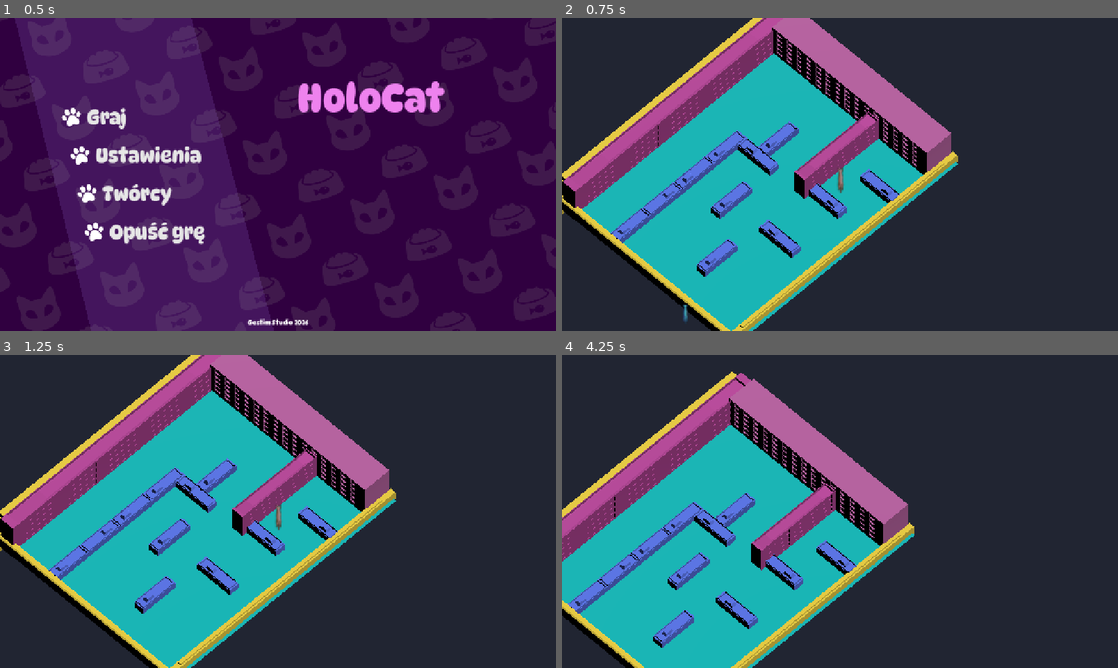
Above: before the commit, frames 1-4 (two rows, left to right).
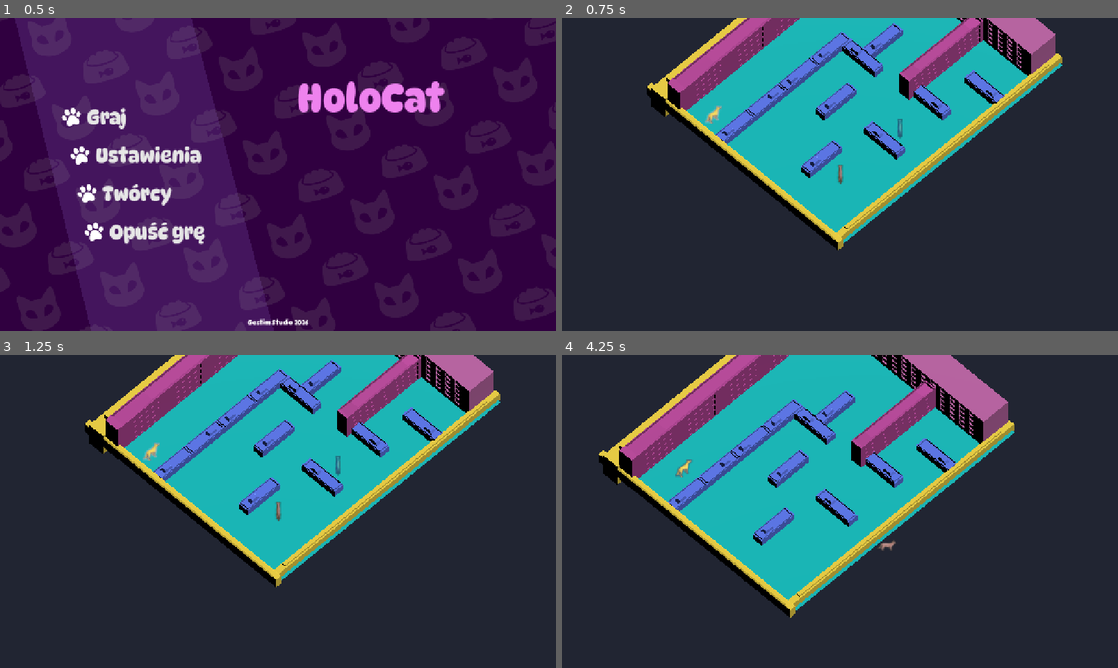
Above: after the commit, the same moments.

Repository: WeronikaKowalkowska/dnsgamejam
Game: Godot game, scene res://scenes/menu.tscn
The game is run twice, just before and just after one commit, with the same random seed, the same clock (stepped at 60 frames per second) and the same inputs.
Inputs (mouse positions are in pixels of both pictures, inside the frame that each line leads up to):
- Up to frame 1 (0.5 s): no input
- Up to frame 2 (0.75 s): click "Graj" at 0.5 s
- Up to frame 3 (1.25 s): no input
- Up to frame 4 (4.25 s): tap Enter (ui_accept) at 1.25, 1.52 s; move the mouse to (962, 495) at 1.27 s; hold D (move_right) 1.28-2 s; tap E at 1.35, 2.85 s; click (962, 495) at 1.42 s; drag from (728, 527) to (812, 574) at 2.02 s; move the mouse to (895, 442) at 2.77 s; hold D (move_right) 2.78-3.5 s; drag from (812, 574) to (673, 464) at 3.52 s

Frame 1 is identical in both runs. In frame 2, 46% of the frame differs, in the area x 0-90%, y 0-100%; in frame 3, 46%; in frame 4, 49%, in the area x 0-82%, y 0-100%.

Commit message:
fixed dog

Diff:
--- a/assets/scripts/agent_dog.gd
+++ b/assets/scripts/agent_dog.gd
@@ -91,18 +91,19 @@
 	SPEED = 1.0
 	await get_tree().create_timer(2).timeout
 	var random_position: Vector3
-	random_position.x = global_position.x + snapped(randf_range(-RANGE_IDLE, RANGE_IDLE), 0.1)
-	random_position.z = global_position.z + snapped(randf_range(-RANGE_IDLE, RANGE_IDLE), 0.1)
-	while abs(random_position.x - global_position.x) < 0.9:
-		random_position.x = global_position.x + snapped(randf_range(-RANGE_IDLE, RANGE_IDLE), 0.1)
-	while abs(random_position.z - global_position.z) < 0.9:
-		random_position.z = global_position.z + snapped(randf_range(-RANGE_IDLE, RANGE_IDLE), 0.1)
-	navigation_agent_3d.set_target_position(random_position)
 
-	while not navigation_agent_3d.is_target_reachable():
+	var attempts = 0
+	var max_attempts = 10
+
+	while attempts < max_attempts:
 		random_position.x = global_position.x + snapped(randf_range(-RANGE_IDLE, RANGE_IDLE), 0.1)
 		random_position.z = global_position.z + snapped(randf_range(-RANGE_IDLE, RANGE_IDLE), 0.1)
-		navigation_agent_3d.set_target_position(random_position)
+
+		if abs(random_position.x - global_position.x) >= 0.9 and abs(random_position.z - global_position.z) >= 0.9:
+			navigation_agent_3d.set_target_position(random_position)
+			if navigation_agent_3d.is_target_reachable():
+				break
+		attempts += 1
 
 	if (randi_range(1, 20) <= countState):
 		_state = PlayerState.PATROL
--- a/scenes/tutorialScena.tscn
+++ b/scenes/tutorialScena.tscn
@@ -8,6 +8,7 @@
 [ext_resource type="Texture2D" uid="uid://cg2oc70jcynqg" path="res://assets/sprites/normal_cat/idle/normal_cat_idle_se.png" id="8_4qqyl"]
 [ext_resource type="Texture2D" uid="uid://cxt8gqtymr2ly" path="res://assets/sprites/normal_cat/idle/normal_cat_idle_sw.png" id="9_415c4"]
 [ext_resource type="Script" uid="uid://dj8y37nvm1btm" path="res://scripts/KotDuchScript.gd" id="11_5xv8u"]
+[ext_resource type="PackedScene" uid="uid://buo81e5n6vmcr" path="res://assets/animal/Agent_dog.tscn" id="11_swd00"]
 [ext_resource type="Texture2D" uid="uid://6jm56to132t3" path="res://assets/sprites/spectre_cat/dash/SpecterE.png" id="12_x7cl7"]
 [ext_resource type="PackedScene" uid="uid://dh21o0tpectmb" path="res://scenes/buildings.tscn" id="13_g8vqi"]
 [ext_resource type="Script" uid="uid://bbdk1qfr4mnll" path="res://scripts/KameraMovement.gd" id="13_lreeg"]
@@ -50,77 +51,45 @@
 [ext_resource type="Texture2D" uid="uid://cnbkirmyubaua" path="res://assets/sprites/spectre_cat/dash/S.png" id="48_r15n0"]
 [ext_resource type="Texture2D" uid="uid://dtgeoux4jfpqa" path="res://assets/sprites/spectre_cat/dash/SE.png" id="49_gy6dp"]
 [ext_resource type="Texture2D" uid="uid://bde7d6mxaj40r" path="res://assets/sprites/spectre_cat/dash/SW.png" id="50_7asyu"]
+[ext_resource type="Texture2D" uid="uid://byg8e52a8ows1" path="res://assets/sprites/normal_cat/dash/normal_cat_dash_e1.png" id="51_8cgj6"]
 [ext_resource type="Texture2D" uid="uid://dqiwc40p6erxn" path="res://assets/sprites/spectre_cat/dash/W.png" id="51_tr6gx"]
-
-[sub_resource type="SphereShape3D" id="SphereShape3D_sh1ab"]
-radius = 0.9
-
-[sub_resource type="SpriteFrames" id="SpriteFrames_wsla5"]
-animations = [{
-"frames": [{
-"duration": 1.0,
-"texture": null
-}],
-"loop": 1,
-"name": &"idle_e",
-"speed": 5.0
-}, {
-"frames": [{
-"duration": 1.0,
-"texture": ExtResource("4_tgp1v")
-}],
-"loop": 1,
-"name": &"idle_n",
-"speed": 5.0
-}, {
-"frames": [{
-"duration": 1.0,
-"texture": ExtResource("5_gtmbk")
-}],
-"loop": 1,
-"name": &"idle_ne",
-"speed": 5.0
-}, {
-"frames": [{
-"duration": 1.0,
-"texture": ExtResource("6_8ee1e")
-}],
-"loop": 1,
-"name": &"idle_nw",
-"speed": 5.0
-}, {
-"frames": [{
-"duration": 1.0,
-"texture": ExtResource("7_7xj3a")
-}],
-"loop": 1,
-"name": &"idle_s",
-"speed": 5.0
-}, {
-"frames": [{
-"duration": 1.0,
-"texture": ExtResource("8_4qqyl")
-}],
-"loop": 1,
-"name": &"idle_se",
-"speed": 5.0
-}, {
-"frames": [{
-"duration": 1.0,
-"texture": ExtResource("9_415c4")
-}],
-"loop": 1,
-"name": &"idle_sw",
-"speed": 5.0
-}, {
-"frames": [{
-"duration": 1.0,
-"texture": null
-}],
-"loop": 1,
-"name": &"idle_w",
-"speed": 5.0
-}]
+[ext_resource type="Script" uid="uid://dogitmr00h068" path="res://scenes/gui.gd" id="52_homuu"]
+[ext_resource type="Texture2D" uid="uid://ci67c7ohiw8h6" path="res://assets/sprites/normal_cat/dash/normal_cat_dash_e2.png" id="52_xhv06"]
+[ext_resource type="Texture2D" uid="uid://dg7a4po0cld3m" path="res://assets/sprites/normal_cat/dash/normal_cat_dash_e3.png" id="53_2rbow"]
+[ext_resource type="PackedScene" uid="uid://b8yi2lscw6do4" path="res://scenes/quit_prompt.tscn" id="53_6do30"]
+[ext_resource type="Script" uid="uid://tnu2bxmplgci" path="res://scenes/tutorial.gd" id="54_e6hiv"]
+[ext_resource type="Texture2D" uid="uid://bsx60h7qy4a0j" path="res://assets/sprites/normal_cat/dash/normal_cat_dash_e4.png" id="54_gxhor"]
+[ext_resource type="Texture2D" uid="uid://ba8foa8stq7a5" path="res://assets/sprites/normal_cat/dash/normal_cat_dash_n1.png" id="55_alm0x"]
+[ext_resource type="FontFile" uid="uid://cw0ojfsoce7m3" path="res://assets/fonts/DynaPuff-Medium.ttf" id="55_htg7l"]
+[ext_resource type="Texture2D" uid="uid://u5hmxjxg6apm" path="res://assets/sprites/normal_cat/dash/normal_cat_dash_n2.png" id="56_vci78"]
+[ext_resource type="Texture2D" uid="uid://cwslgd2rfyydk" path="res://assets/sprites/normal_cat/dash/normal_cat_dash_n3.png" id="57_krvuk"]
+[ext_resource type="Texture2D" uid="uid://n8hwfxcwufsh" path="res://assets/sprites/normal_cat/dash/normal_cat_dash_n4.png" id="58_pui7u"]
+[ext_resource type="Texture2D" uid="uid://b4rx3t05e0vkq" path="res://assets/sprites/normal_cat/dash/normal_cat_dash_ne1.png" id="59_lndhy"]
+[ext_resource type="Texture2D" uid="uid://ckwqtnti08y1l" path="res://assets/sprites/normal_cat/dash/normal_cat_dash_ne2.png" id="60_yhhhb"]
+[ext_resource type="Texture2D" uid="uid://cujdyf3tu0o4e" path="res://assets/sprites/normal_cat/dash/normal_cat_dash_ne3.png" id="61_silj1"]
+[ext_resource type="Texture2D" uid="uid://kpm6g7swed3k" path="res://assets/sprites/normal_cat/dash/normal_cat_dash_ne4.png" id="62_yxo3r"]
+[ext_resource type="Texture2D" uid="uid://bh7ivvyvtskyo" path="res://assets/sprites/normal_cat/dash/normal_cat_dash_nw1.png" id="63_nf34s"]
+[ext_resource type="Texture2D" uid="uid://b55e2mr1ebeuf" path="res://assets/sprites/normal_cat/dash/normal_cat_dash_nw2.png" id="64_x84th"]
+[ext_resource type="Texture2D" uid="uid://df6uypr5mjsf7" path="res://assets/sprites/normal_cat/dash/normal_cat_dash_nw3.png" id="65_rkqpp"]
+[ext_resource type="Texture2D" uid="uid://dcmsc2qqpl807" path="res://assets/sprites/normal_cat/dash/normal_cat_dash_nw4.png" id="66_jkkfq"]
+[ext_resource type="Texture2D" uid="uid://bakxlxdv0pd6p" path="res://assets/sprites/normal_cat/dash/normal_cat_dash_s1.png" id="67_rjy57"]
+[ext_resource type="Texture2D" uid="uid://0pxv8hgaaii3" path="res://assets/sprites/normal_cat/dash/normal_cat_dash_s2.png" id="68_sf3rq"]
+[ext_resource type="Texture2D" uid="uid://b6qvijb78ar3q" path="res://assets/sprites/normal_cat/dash/normal_cat_dash_s3.png" id="69_bciqq"]
+[ext_resource type="Texture2D" uid="uid://mohvf3ux5pxb" path="res://assets/sprites/normal_cat/dash/normal_cat_dash_s4.png" id="70_ul3xy"]
+[ext_resource type="Texture2D" uid="uid://hasgyxglmyid" path="res://assets/sprites/normal_cat/dash/normal_cat_dash_se1.png" id="71_jqayp"]
+[ext_resource type="Texture2D" uid="uid://28jnx18e1sms" path="res://assets/sprites/normal_cat/dash/normal_cat_dash_se2.png" id="72_60q66"]
+[ext_resource type="Texture2D" uid="uid://chaj45au3cv52" path="res://assets/sprites/normal_cat/dash/normal_cat_dash_se3.png" id="73_h254j"]
+[ext_resource type="Texture2D" uid="uid://cn18ws777jha3" path="res://assets/sprites/normal_cat/dash/normal_cat_dash_se4.png" id="74_84vjb"]
+[ext_resource type="Texture2D" uid="uid://cx634137sjrqf" path="res://assets/sprites/normal_cat/dash/normal_cat_dash_sw1.png" id="75_8g0sn"]
+[ext_resource type="Texture2D" uid="uid://bd0chpdm75o7k" path="res://assets/sprites/normal_cat/dash/normal_cat_dash_sw2.png" id="76_dxo3b"]
+[ext_resource type="Texture2D" uid="uid://cq8gvyg0wq8p0" path="res://assets/sprites/normal_cat/dash/normal_cat_dash_sw3.png" id="77_62uwv"]
+[ext_resource type="Texture2D" uid="uid://bq8h8ankbe48w" path="res://assets/sprites/normal_cat/dash/normal_cat_dash_sw4.png" id="78_t04ja"]
+[ext_resource type="Texture2D" uid="uid://bam33beg0b5dq" path="res://assets/sprites/normal_cat/dash/normal_cat_dash_w1.png" id="79_gqern"]
+[ext_resource type="Texture2D" uid="uid://cyyhido164egi" path="res://assets/sprites/normal_cat/dash/normal_cat_dash_w2.png" id="80_gs75y"]
+[ext_resource type="Texture2D" uid="uid://cssawkly0kxq8" path="res://assets/sprites/normal_cat/dash/normal_cat_dash_w3.png" id="81_qvdix"]
+[ext_resource type="Texture2D" uid="uid://cen888jee21" path="res://assets/sprites/normal_cat/dash/normal_cat_dash_w4.png" id="82_f76vr"]
+[ext_resource type="Texture2D" uid="uid://cvmwnc3sortal" path="res://assets/sprites/normal_cat/idle/normal_cat_idle_e.png" id="83_7qukw"]
+[ext_resource type="Texture2D" uid="uid://hlum8j4hmvq2" path="res://assets/sprites/normal_cat/idle/normal_cat_idle_w.png" id="90_xf0gy"]
 
 [sub_resource type="BoxShape3D" id="BoxShape3D_wddr1"]
 size = Vector3(0.68011475, 1, 0.8000488)
@@ -334,26 +303,229 @@
 "speed": 12.0
 }]
 
+[sub_resource type="StyleBoxFlat" id="StyleBoxFlat_s7j2a"]
+bg_color = Color(0, 0, 0, 0.49803922)
+corner_radius_top_left = 16
+corner_radius_top_right = 16
+corner_radius_bottom_right = 16
+corner_radius_bottom_left = 16
+
+[sub_resource type="SphereShape3D" id="SphereShape3D_q5kk5"]
+
+[sub_resource type="SpriteFrames" id="SpriteFrames_of2g4"]
+animations = [{
+"frames": [{
+"duration": 1.0,
+"texture": ExtResource("51_8cgj6")
+}, {
+"duration": 1.0,
+"texture": ExtResource("52_xhv06")
+}, {
+"duration": 1.0,
+"texture": ExtResource("53_2rbow")
+}, {
+"duration": 1.0,
+"texture": ExtResource("54_gxhor")
+}],
+"loop": 1,
+"name": &"dash_e",
+"speed": 12.0
+}, {
+"frames": [{
+"duration": 1.0,
+"texture": ExtResource("55_alm0x")
+}, {
+"duration": 1.0,
+"texture": ExtResource("56_vci78")
+}, {
+"duration": 1.0,
+"texture": ExtResource("57_krvuk")
+}, {
+"duration": 1.0,
+"texture": ExtResource("58_pui7u")
+}],
+"loop": 1,
+"name": &"dash_n",
+"speed": 12.0
+}, {
+"frames": [{
+"duration": 1.0,
+"texture": ExtResource("59_lndhy")
+}, {
+"duration": 1.0,
+"texture": ExtResource("60_yhhhb")
+}, {
+"duration": 1.0,
+"texture": ExtResource("61_silj1")
+}, {
+"duration": 1.0,
+"texture": ExtResource("62_yxo3r")
+}],
+"loop": 1,
+"name": &"dash_ne",
+"speed": 12.0
+}, {
+"frames": [{
+"duration": 1.0,
+"texture": ExtResource("63_nf34s")
+}, {
+"duration": 1.0,
+"texture": ExtResource("64_x84th")
+}, {
+"duration": 1.0,
+"texture": ExtResource("65_rkqpp")
+}, {
+"duration": 1.0,
+"texture": ExtResource("66_jkkfq")
+}],
+"loop": 1,
+"name": &"dash_nw",
+"speed": 12.0
+}, {
+"frames": [{
+"duration": 1.0,
+"texture": ExtResource("67_rjy57")
+}, {
+"duration": 1.0,
+"texture": ExtResource("68_sf3rq")
+}, {
+"duration": 1.0,
+"texture": ExtResource("69_bciqq")
+}, {
+"duration": 1.0,
+"texture": ExtResource("70_ul3xy")
+}],
+"loop": 1,
+"name": &"dash_s",
+"speed": 12.0
+}, {
+"frames": [{
+"duration": 1.0,
+"texture": ExtResource("71_jqayp")
+}, {
+"duration": 1.0,
+"texture": ExtResource("72_60q66")
+}, {
+"duration": 1.0,
+"texture": ExtResource("73_h254j")
+}, {
+"duration": 1.0,
+"texture": ExtResource("74_84vjb")
+}],
+"loop": 1,
+"name": &"dash_se",
+"speed": 12.0
+}, {
+"frames": [{
+"duration": 1.0,
+"texture": ExtResource("75_8g0sn")
+}, {
+"duration": 1.0,
+"texture": ExtResource("76_dxo3b")
+}, {
+"duration": 1.0,
+"texture": ExtResource("77_62uwv")
+}, {
+"duration": 1.0,
+"texture": ExtResource("78_t04ja")
+}],
+"loop": 1,
+"name": &"dash_sw",
+"speed": 12.0
+}, {
+"frames": [{
+"duration": 1.0,
+"texture": ExtResource("79_gqern")
+}, {
+"duration": 1.0,
+"texture": ExtResource("80_gs75y")
+}, {
+"duration": 1.0,
+"texture": ExtResource("81_qvdix")
+}, {
+"duration": 1.0,
+"texture": ExtResource("82_f76vr")
+}],
+"loop": 1,
+"name": &"dash_w",
+"speed": 12.0
+}, {
+"frames": [{
+"duration": 1.0,
+"texture": ExtResource("83_7qukw")
+}],
+"loop": 1,
+"name": &"idle_e",
+"speed": 5.0
+}, {
+"frames": [{
+"duration": 1.0,
+"texture": ExtResource("4_tgp1v")
+}],
+"loop": 1,
+"name": &"idle_n",
+"speed": 5.0
+}, {
+"frames": [{
+"duration": 1.0,
+"texture": ExtResource("5_gtmbk")
+}],
+"loop": 1,
+"name": &"idle_ne",
+"speed": 5.0
+}, {
+"frames": [{
+"duration": 1.0,
+"texture": ExtResource("6_8ee1e")
+}],
+"loop": 1,
+"name": &"idle_nw",
+"speed": 5.0
+}, {
+"frames": [{
+"duration": 1.0,
+"texture": ExtResource("7_7xj3a")
+}],
+"loop": 1,
+"name": &"idle_s",
+"speed": 5.0
+}, {
+"frames": [{
+"duration": 1.0,
+"texture": ExtResource("8_4qqyl")
+}],
+"loop": 1,
+"name": &"idle_se",
+"speed": 5.0
+}, {
+"frames": [{
+"duration": 1.0,
+"texture": ExtResource("9_415c4")
+}],
+"loop": 1,
+"name": &"idle_sw",
+"speed": 5.0
+}, {
+"frames": [{
+"duration": 1.0,
+"texture": ExtResource("90_xf0gy")
+}],
+"loop": 1,
+"name": &"idle_w",
+"speed": 5.0
+}]
+
+[sub_resource type="Curve3D" id="Curve3D_tr6gx"]
+bake_interval = 1.0
+_data = {
+"points": PackedVector3Array(0, 0, 0, 0, 0, 0, 0, 0, 0, 0, 0, 0, 0, 0, 0, 7.960755, 0, 0.78999996, 0.04, 0, 0, 0.88, 0, 0, 14.119606, 0, 0.29300022, 0, 0, 0, 0, 0, 0, 10.43, 0, 3.251545, 0, -0.435, 0, 0, 0, 0, 2.1341877, 0, 3.7973447, 0, 0, 0, 0, 0, 0, 0, 0, 0),
+"tilts": PackedFloat32Array(0, 0, 0, 0, 0, 0)
+}
+point_count = 6
+
 [node name="Tutorial" type="Node3D" unique_id=1731204749]
 
 [node name="StaticBody3D" type="StaticBody3D" parent="." unique_id=584504574]
-
-[node name="KotCharacterBody3D" type="CharacterBody3D" parent="." unique_id=1779300684 groups=["catAlive"]]
-transform = Transform3D(0.99999994, 0, 0, 0, 1, 0, 0, 0, 1, 6.427374, -0.17297935, -7.338033)
-collision_layer = 5
-collision_mask = 2
-axis_lock_linear_y = true
-script = ExtResource("2_lreeg")
-
-[node name="CollisionShape3D" type="CollisionShape3D" parent="KotCharacterBody3D" unique_id=1718006011]
-transform = Transform3D(1, 0, 0, 0, 1, 0, 0, 0, 1.0000004, 0, 0, 0)
-shape = SubResource("SphereShape3D_sh1ab")
-
-[node name="Sprite3D" type="AnimatedSprite3D" parent="KotCharacterBody3D" unique_id=366504045]
-transform = Transform3D(1.25, 0, 0, 0, 1.25, 0, 0, 0, 1.25, 0, -0.6732068, 0)
-billboard = 1
-sprite_frames = SubResource("SpriteFrames_wsla5")
-animation = &"idle_n"
 
 [node name="Camera3D" type="Camera3D" parent="." unique_id=1941674531]
 transform = Transform3D(0.7071068, -0.5770964, 0.40860707, 0, 0.5778576, 0.8161376, -0.7071068, -0.5770964, 0.40860707, 3.5522394, 7.4877424, 3.5267682)
@@ -384,7 +556,7 @@
 transform = Transform3D(1, 0, 0, 0, 1, 0, 0, 0, 1, -0.6751218, -1.7251015, -1.9007096)
 
 [node name="KotDuchCharacterBody3D" type="CharacterBody3D" parent="." unique_id=1082254950 groups=["catSpectre"]]
-transform = Transform3D(1, 0, 0, 0, 0.9999999, 0, 0, 0, 1.0000001, 7.0380735, 0.5378493, 7.261724)
+transform = Transform3D(1, 0, 0, 0, 0.9999999, 0, 0, 0, 1.0000001, 7.038, -0.97662085, -2.6571472)
 collision_layer = 4
 collision_mask = 2
 script = ExtResource("11_5xv8u")
@@ -400,3 +572,100 @@
 animation = &"idle_n"
 
 [node name="NavigationAgent3D" type="NavigationAgent3D" parent="KotDuchCharacterBody3D" unique_id=1027850638]
+
+[node name="GUI" type="CanvasLayer" parent="." unique_id=1479193054]
+script = ExtResource("52_homuu")
+
+[node name="QuitPrompt" parent="GUI" unique_id=2141659490 instance=ExtResource("53_6do30")]
+visible = false
+
+[node name="Debug" type="MarginContainer" parent="GUI" unique_id=1318196779]
+visible = false
+offset_right = 40.0
+offset_bottom = 40.0
+theme_override_constants/margin_left = 32
+theme_override_constants/margin_top = 32
+
+[node name="VBoxContainer" type="VBoxContainer" parent="GUI/Debug" unique_id=525383061]
+layout_mode = 2
+
+[node name="Label" type="Label" parent="GUI/Debug/VBoxContainer" unique_id=681110064]
+layout_mode = 2
+
+[node name="Label2" type="Label" parent="GUI/Debug/VBoxContainer" unique_id=1923179230]
+layout_mode = 2
+
+[node name="Label3" type="Label" parent="GUI/Debug/VBoxContainer" unique_id=2143691713]
+layout_mode = 2
+
+[node name="Tutorial" type="Control" parent="GUI" unique_id=1239382553]
+visible = false
+layout_mode = 3
+anchors_preset = 15
+anchor_right = 1.0
+anchor_bottom = 1.0
+grow_horizontal = 2
+grow_vertical = 2
+script = ExtResource("54_e6hiv")
+
+[node name="MarginContainer" type="MarginContainer" parent="GUI/Tutorial" unique_id=1063327080]
+layout_mode = 0
+offset_right = 40.0
+offset_bottom = 40.0
+theme_override_constants/margin_left = 16
+theme_override_constants/margin_top = 16
+
+[node name="PanelContainer" type="PanelContainer" parent="GUI/Tutorial/MarginContainer" unique_id=1121548876]
+custom_minimum_size = Vector2(384, 200)
+layout_mode = 2
+theme_override_styles/panel = SubResource("StyleBoxFlat_s7j2a")
+
+[node name="MarginContainer" type="MarginContainer" parent="GUI/Tutorial/MarginContainer/PanelContainer" unique_id=2062490889]
+layout_mode = 2
+theme_override_constants/margin_left = 16
+theme_override_constants/margin_top = 16
+theme_override_constants/margin_right = 16
+theme_override_constants/margin_bottom = 16
+
+[node name="VBoxContainer" type="VBoxContainer" parent="GUI/Tutorial/MarginContainer/PanelContainer/MarginContainer" unique_id=1563620726]
+layout_mode = 2
+theme_override_constants/separation = 16
+
+[node name="StepTitle" type="Label" parent="GUI/Tutorial/MarginContainer/PanelContainer/MarginContainer/VBoxContainer" unique_id=819788769]
+layout_mode = 2
+theme_override_font_sizes/font_size = 24
+text = "step_title"
+horizontal_alignment = 1
+
+[node name="StepDescription" type="RichTextLabel" parent="GUI/Tutorial/MarginContainer/PanelContainer/MarginContainer/VBoxContainer" unique_id=12033617]
+layout_mode = 2
+size_flags_vertical = 3
+theme_override_constants/line_separation = 4
+theme_override_fonts/normal_font = ExtResource("55_htg7l")
+theme_override_font_sizes/normal_font_size = 18
+text = "step_description"
+horizontal_alignment = 1
+vertical_alignment = 1
+
+[node name="CharacterBody3D" parent="." unique_id=727850767 instance=ExtResource("11_swd00")]
+transform = Transform3D(1, -1.5832484e-08, 1.3038516e-08, 3.7252903e-09, 1.0000001, 2.9802322e-08, 3.5390258e-08, -2.9802322e-08, 1, -2.299, -0.9360695, 4.842858)
+
+[node name="KotCharacterBody3D" type="CharacterBody3D" parent="." unique_id=498940902 groups=["catAlive"]]
+transform = Transform3D(0.99999994, 0, 0, 0, 1, 0, 0, 0, 1, 6.6428585, -1.2250376, 2.312)
+collision_layer = 2053
+collision_mask = 2
+axis_lock_linear_y = true
+script = ExtResource("2_lreeg")
+
+[node name="CollisionShape3D" type="CollisionShape3D" parent="KotCharacterBody3D" unique_id=614305143]
+transform = Transform3D(1, 0, 0, 0, 1, 0, 0, 0, 1.0000004, 0, 0, 0)
+shape = SubResource("SphereShape3D_q5kk5")
+
+[node name="Sprite3D" type="AnimatedSprite3D" parent="KotCharacterBody3D" unique_id=1865467124]
+billboard = 1
+sprite_frames = SubResource("SpriteFrames_of2g4")
+animation = &"dash_ne"
+
+[node name="Path3D" type="Path3D" parent="." unique_id=156684528]
+transform = Transform3D(1, 0, 0, 0, 1, 0, 0, 0, 1, -7.2093697, 0, -6.1942897)
+curve = SubResource("Curve3D_tr6gx")
--- a/scripts/KotDuchScript.gd
+++ b/scripts/KotDuchScript.gd
@@ -1,8 +1,8 @@
 extends CharacterBody3D
 
-@onready var label: Label = $'../GUI/Debug/VBoxContainer/Label'
-@onready var label_2: Label = $'../GUI/Debug/VBoxContainer/Label2'
-@onready var label_3: Label = $'../GUI/Debug/VBoxContainer/Label3'
+@onready var label: Label = get_node_or_null("../GUI/Debug/VBoxContainer/Label")
+@onready var label_2: Label = get_node_or_null("../GUI/Debug/VBoxContainer/Label2")
+@onready var label_3: Label = get_node_or_null("../GUI/Debug/VBoxContainer/Label3")
 
 @onready var sprite_3d: AnimatedSprite3D = $Sprite3D
 
